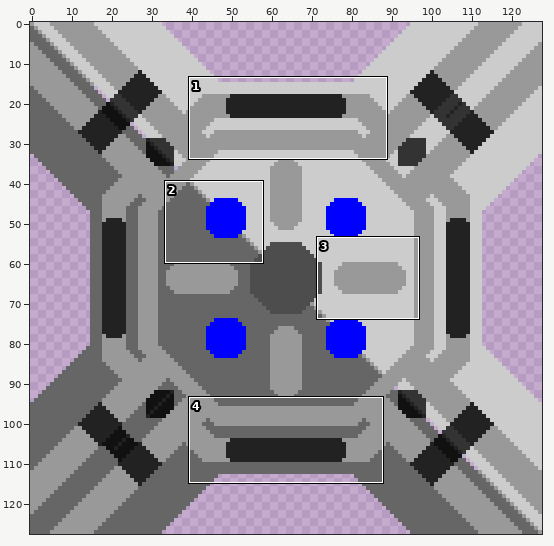
Sprite sheet: sprites/blocks/crafting/aniline-mixer.png. Above, an overview of the earlier version with the close-up marked.
Close-up. Before:
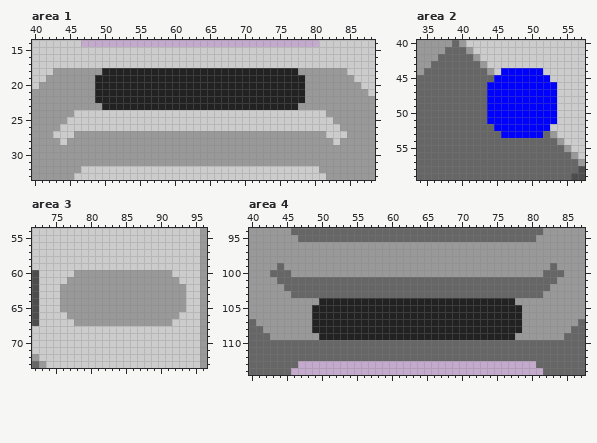
The file is 128x128 pixels. Shown: area 1: x 40..88, y 14..33; area 2: x 34..57, y 40..59; area 3: x 72..96, y 54..73; area 4: x 40..87, y 94..114. The commit also changed other parts of the picture, which this record leaves out.
New version:
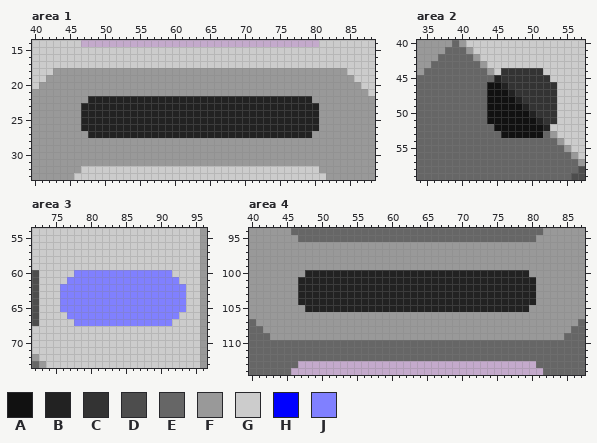
Palette (. is transparent): A #111111  B #222222  C #333333  D #4d4d4d  E #666666  F #999999  G #cccccc  H #0000ff  J #8080ff
The edit:
Changed rows in their new state; - is an unchanged pixel.
Area 1:
first column x 43:
18 -------FFFFFFFFFFFFFFFFFFFFFFFFFFFF-------
19 ------FFFFFFFFFFFFFFFFFFFFFFFFFFFFFF------
20 ------FFFFFFFFFFFFFFFFFFFFFFFFFFFFFF------
21 ------FFFFFFFFFFFFFFFFFFFFFFFFFFFFFF------
22 -----B------------------------------B-----
23 ----BBB----------------------------BBB----
24 ---FBBBBBBBBBBBBBBBBBBBBBBBBBBBBBBBBBBF---
25 --FFBBBBBBBBBBBBBBBBBBBBBBBBBBBBBBBBBBFF--
26 -FFFBBBBBBBBBBBBBBBBBBBBBBBBBBBBBBBBBBFFF-
27 FFF--BBBBBBBBBBBBBBBBBBBBBBBBBBBBBBBB--FFF
28 -F--------------------------------------F-
Area 2:
first column x 44:
44 --CCCCCC--
45 -BCCCCCCC-
46 AABCCCCCCC
47 AAABCCCCCC
48 AAAABCCCCC
49 AAAAABCCCC
50 AAAAAABCCC
51 AAAAAAABCC
52 -AAAAAAAB-
53 --AAAAAA--
Area 3:
first column x 76:
60 --JJJJJJJJJJJJJJ--
61 -JJJJJJJJJJJJJJJJ-
62 JJJJJJJJJJJJJJJJJJ
63 JJJJJJJJJJJJJJJJJJ
64 JJJJJJJJJJJJJJJJJJ
65 JJJJJJJJJJJJJJJJJJ
66 -JJJJJJJJJJJJJJJJ-
67 --JJJJJJJJJJJJJJ--
Area 4:
first column x 43:
 99 -F--------------------------------------F-
100 FFF--BBBBBBBBBBBBBBBBBBBBBBBBBBBBBBBB--FFF
101 -FFFBBBBBBBBBBBBBBBBBBBBBBBBBBBBBBBBBBFFF-
102 --FFBBBBBBBBBBBBBBBBBBBBBBBBBBBBBBBBBBFF--
103 ---FBBBBBBBBBBBBBBBBBBBBBBBBBBBBBBBBBBF---
104 ----BBB----------------------------BBB----
105 -----B------------------------------B-----
106 ------FFFFFFFFFFFFFFFFFFFFFFFFFFFFFF------
107 ------FFFFFFFFFFFFFFFFFFFFFFFFFFFFFF------
108 ------FFFFFFFFFFFFFFFFFFFFFFFFFFFFFF------
109 -------FFFFFFFFFFFFFFFFFFFFFFFFFFFF-------
